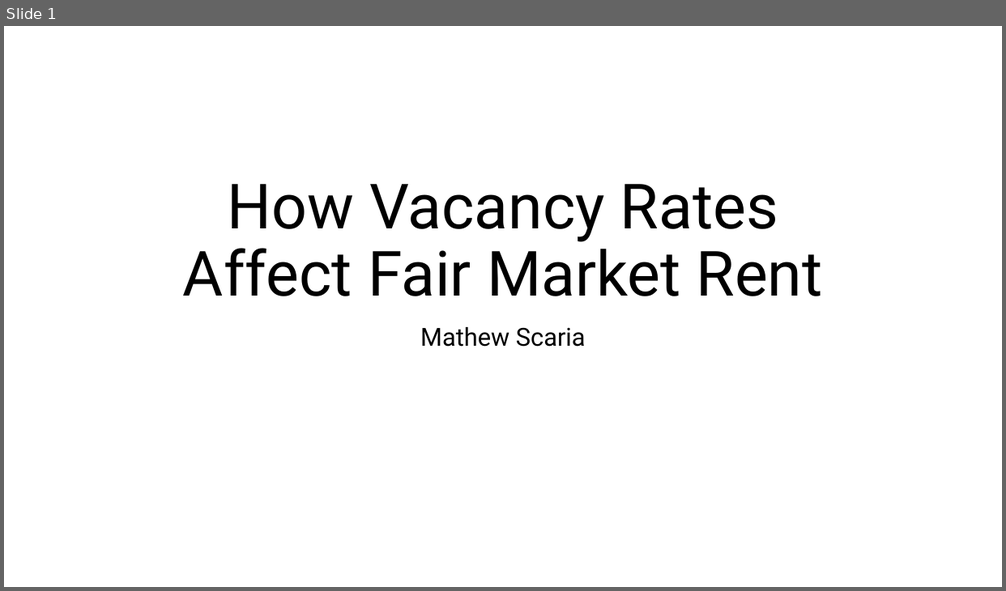
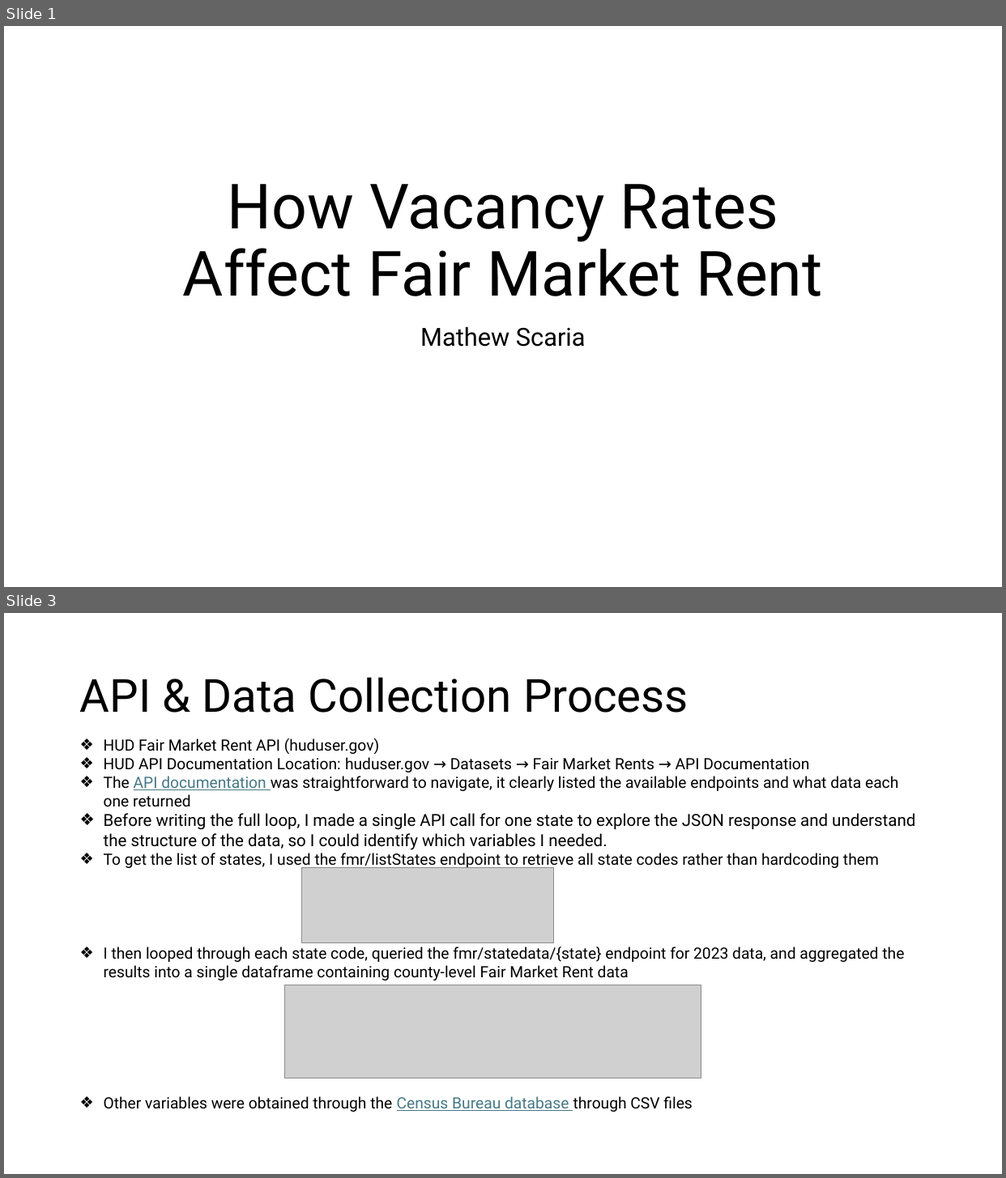
Before and after one commit to ProfKaltenberg/final-project-mathew2003, a slide deck: Mathew Scaria Final Presentation.pptx. Shown one above the other, each under a label of ours: slide 1 before the commit, slides 1 and 3 after it; the slides between them are not shown. The pictures are 1006x591 and 1006x1178 pixels, drawn with LibreOffice and Linux fonts; fonts in the diff are those of the drawing; grey boxes stand for pictures. Boxes give left, top, right and bottom in pixels: in the first picture for what was removed or moved away, otherwise in the second. Text is boxed around its words. In the diff, an @@ line names an element or a change of style, - is before the commit and + after.

```diff
--- a/Mathew Scaria Final Presentation.pptx
+++ b/Mathew Scaria Final Presentation.pptx
@@ slide 3 added at (4, 613, 1002, 1174), background #FFFFFF @@
@@ title added at (80, 677, 688, 713), 44 pt, text #000000 @@
+API & Data Collection Process
@@ text added at (104, 738, 915, 1112), 15 pt, text #000000 @@
+❖ HUD Fair Market Rent API (huduser.gov)
+❖ HUD API Documentation Location: huduser.gov → Datasets → Fair Market Rents → API Documentation
+❖ The API documentation was straightforward to navigate, it clearly listed the available endpoints and what data each one returned
+❖ Before writing the full loop, I made a single API call for one state to explore the JSON response and understand the structure of the data, so I could identify which variables I needed.
+❖ To get the list of states, I used the fmr/listStates endpoint to retrieve all state codes rather than hardcoding them
+❖ I then looped through each state code, queried the fmr/statedata/{state} endpoint for 2023 data, and aggregated the results into a single dataframe containing county-level Fair Market Rent data
+❖ Other variables were obtained through the Census Bureau database through CSV files
@@ picture added at (301, 867, 553, 943) @@
@@ picture added at (285, 986, 701, 1079) @@
```
Also in this commit, not shown: 8 other slides added.
